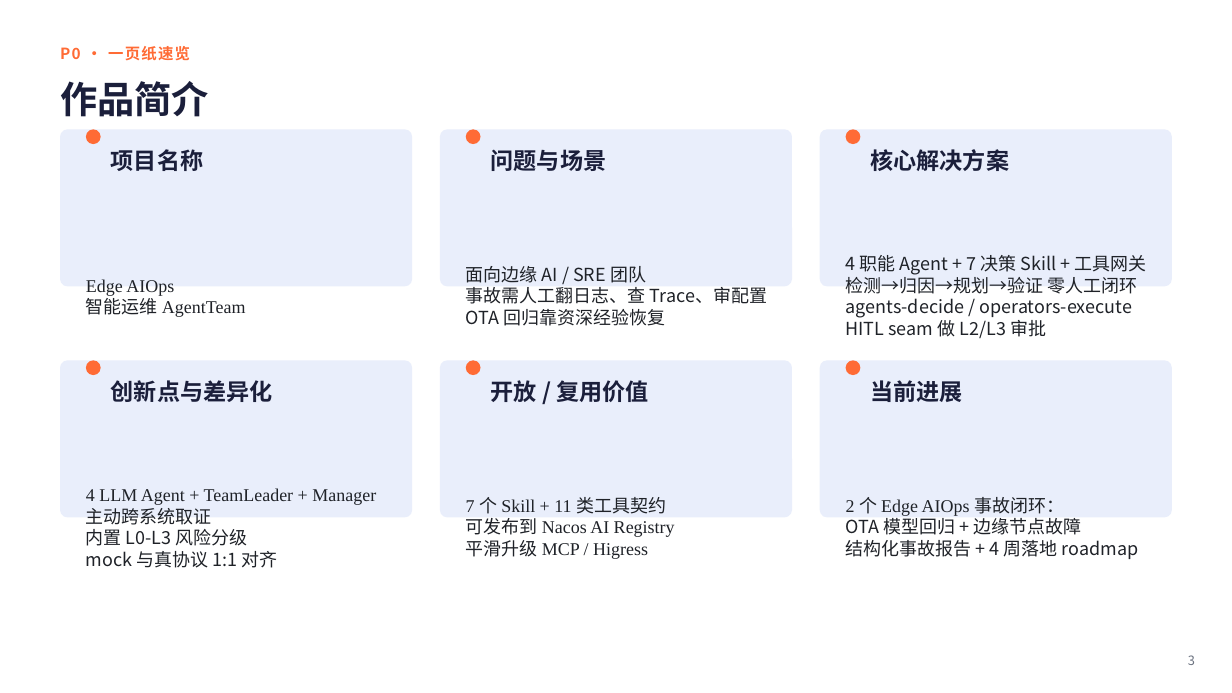
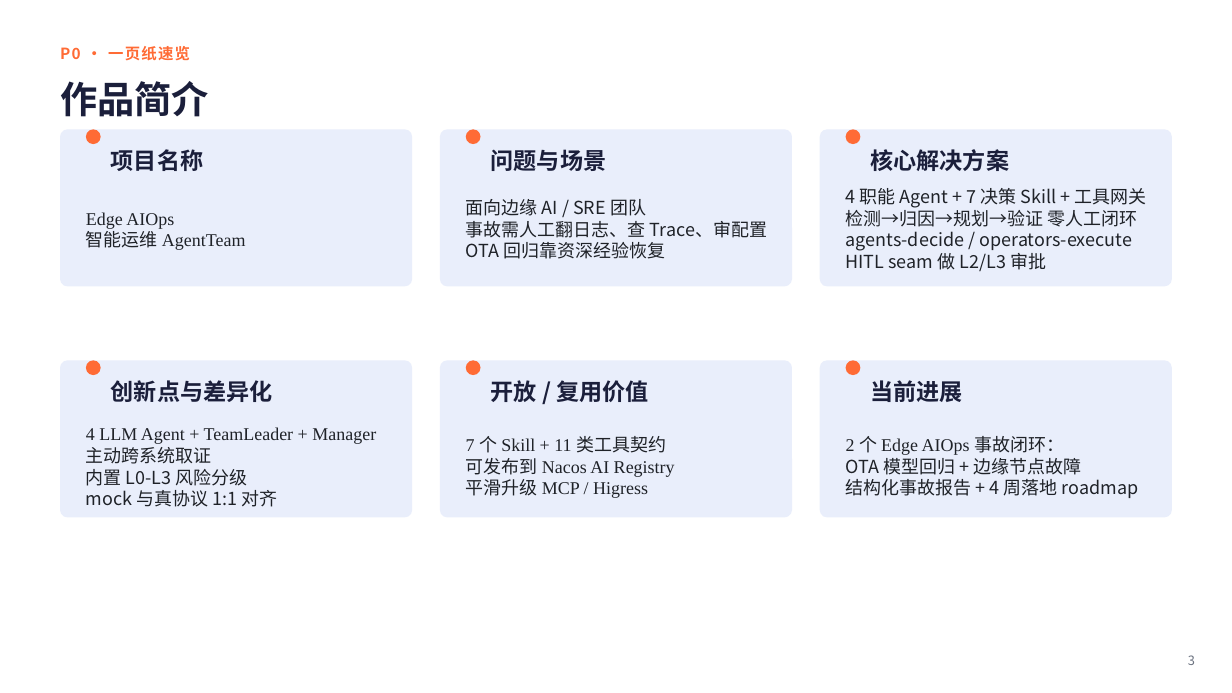
Before and after one commit to libo9922/edge-aiops-demo, a slide deck: slide 2 of docs/edge-aiops-submission.pptx. Drawn at 1232x693 pixels with LibreOffice and Linux fonts; fonts in the diff are those of the drawing. Boxes give left, top, right and bottom in pixels: in the first picture for what was removed or moved away, otherwise in the second. Text is boxed around its words. In the diff, an @@ line names an element or a change of style, - is before the commit and + after.

```diff
--- a/docs/edge-aiops-submission.pptx
+++ b/docs/edge-aiops-submission.pptx
@@ 3 texts: place and size @@
-3 texts at <box>86,255,1146,338</box>
+3 texts at <box>86,188,1146,271</box>
@@ 3 texts: place and size @@
-3 texts at <box>86,488,1139,568</box>
+3 texts at <box>86,427,1139,507</box>
```
Also in this commit, not shown: 2 other slides changed.
